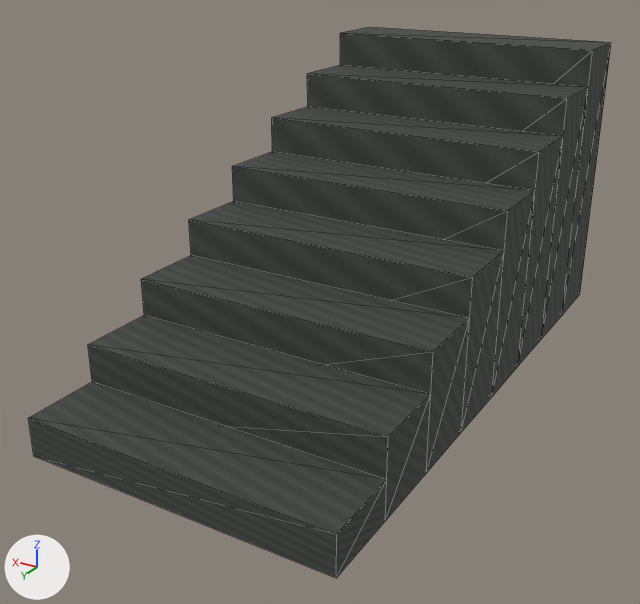
What one commit did to the glTF model assets/models/glb/rootforged-understone-stairs.glb.
Before and after are seen from a 50 mm camera at (-2.63, 4.87, 2.82) aimed at (0.11, 0.3, 0.53). Every picture has the same lights, and +X, +Y and +Z are marked at lower left. The picture after the commit comes second. Mesh edges are drawn as thin lines.

The first picture shows 'stone-tread-0', 'stone-tread-1', 'stone-tread-2', 'stone-tread-3', 'stone-tread-4', 'stone-tread-5', 'stone-tread-6', 'stone-tread-7'.
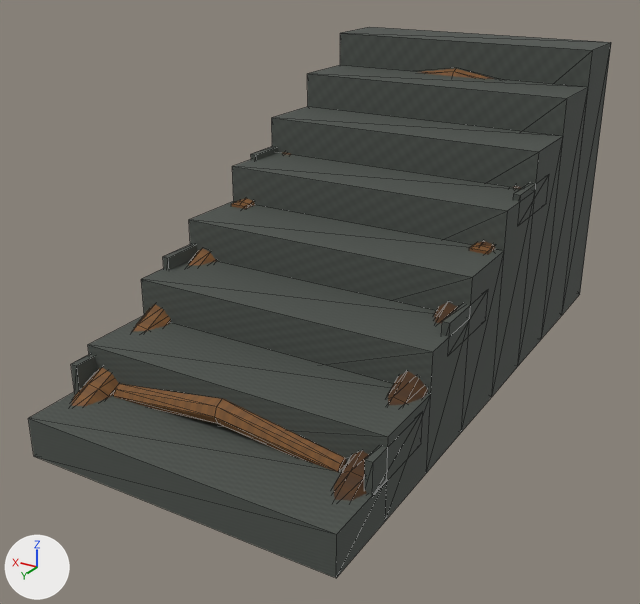
Location of each change, (x1, y1, x2, y2) in pixels of the pictures (640 x 604 px):
'landing-root-crown-0', added (brown): after (114, 384, 346, 472)
'grown-stair-cheek--1', added (mostly hidden): after (334, 186, 521, 501)
'grown-stair-cheek-1', added (mostly hidden): after (71, 153, 291, 406)
'stair-carved-cheek--1-0', now drawn: after (364, 445, 387, 495)
'stair-carved-cheek-1-0', added: after (71, 354, 96, 393)
'stair-carved-cheek--1-1', now drawn: after (442, 304, 470, 336)
'stair-carved-cheek-1-1', added: after (163, 244, 196, 270)
'landing-root-crown-1', added: after (421, 69, 494, 79)
'stair-carved-cheek--1-2', now drawn: after (513, 183, 535, 201)
'stair-carved-cheek-1-2', added (mostly hidden): after (251, 146, 278, 160)
'cheek-heartwood-key--1-1', added (mostly hidden): after (469, 243, 495, 254)
'cheek-heartwood-key-1-1', added (mostly hidden): after (231, 200, 254, 209)

Patch to the scene script:
```diff
--- a/assets/models/glb/rootforged-understone-stairs.glb.py
+++ b/assets/models/glb/rootforged-understone-stairs.glb.py
@@ mat_understone @@
 mat_understone = bpy.data.materials.new('understone')
-# nodes: BsdfPrincipled, OutputMaterial, TexImage
-# uses the picture img_7ddc91404ce69536
+# nodes: BsdfPrincipled, NormalMap, OutputMaterial, SeparateColor, TexImage x3
+# uses the picture img_39586ce883627366
+# uses the picture img_magenheim_underworld_understone_magenheim_underworld_understone
+# uses the picture img_understone_normal
@@ mat_worldroot_bark @@
 mat_worldroot_bark = bpy.data.materials.new('worldroot-bark')
-# nodes: BsdfPrincipled, OutputMaterial, TexImage
-# uses the picture img_6a164057bdceec36
+# nodes: BsdfPrincipled, NormalMap, OutputMaterial, SeparateColor, TexImage x3
+# uses the picture img_fb9de95fae753659
+# uses the picture img_magenheim_underworld_worldroot_bark_magenheim_underworld_worldroot_bark
+# uses the picture img_worldroot_bark_normal
@@ mat_worldroot_heartwood @@
+mat_worldroot_heartwood = bpy.data.materials.new('worldroot-heartwood')
+# uses the picture img_9e19726401575ac4
+# uses the picture img_magenheim_underworld_worldroot_heartwood_magenheim_underworld_worldroot_heartwood
+# uses the picture img_worldroot_heartwood_normal
@@ ob_cheek_heartwood_key_1_1 @@
+ob_cheek_heartwood_key_1_1 = bpy.data.objects.new('cheek-heartwood-key-1-1', me_cheek_heartwood_key_1_1)  # a box spanning x -0.06..0.06, y -0.11..0.11, z -0.06..0.06
+ob_cheek_heartwood_key_1_1.location = (0.88, 0.0, 0.96)
@@ ob_cheek_heartwood_key__1_1 @@
+ob_cheek_heartwood_key__1_1 = bpy.data.objects.new('cheek-heartwood-key--1-1', me_cheek_heartwood_key__1_1)  # a box spanning x -0.06..0.06, y -0.11..0.11, z -0.06..0.06
+ob_cheek_heartwood_key__1_1.location = (-0.88, 0.0, 0.96)
@@ ob_landing_root_crown_1 @@
+ob_landing_root_crown_1 = bpy.data.objects.new('landing-root-crown-1', me_landing_root_crown_1)  # 24 vertices, 44 faces; spans x -0.77..0.77, y -0.08..0.08, z -0.12..0.12
+ob_landing_root_crown_1.location = (0.0, -1.512, 1.689)
@@ ob_landing_root_crown_0 @@
+ob_landing_root_crown_0 = bpy.data.objects.new('landing-root-crown-0', me_landing_root_crown_0)  # 24 vertices, 44 faces; spans x -0.77..0.77, y -0.08..0.08, z -0.12..0.12
+ob_landing_root_crown_0.location = (0.0, 1.512, 0.311)
@@ ob_stair_carved_cheek_1_2 @@
+ob_stair_carved_cheek_1_2 = bpy.data.objects.new('stair-carved-cheek-1-2', me_stair_carved_cheek_1_2)  # a box spanning x -0.022..0.022, y -0.28..0.28, z -0.1..0.1
+ob_stair_carved_cheek_1_2.location = (0.975, -0.504, 1.19)
@@ ob_stair_carved_cheek_1_1 @@
+ob_stair_carved_cheek_1_1 = bpy.data.objects.new('stair-carved-cheek-1-1', me_stair_carved_cheek_1_1)  # a box spanning x -0.022..0.022, y -0.28..0.28, z -0.1..0.1
+ob_stair_carved_cheek_1_1.location = (0.975, 0.504, 0.73)
@@ ob_stair_carved_cheek_1_0 @@
+ob_stair_carved_cheek_1_0 = bpy.data.objects.new('stair-carved-cheek-1-0', me_stair_carved_cheek_1_0)  # a box spanning x -0.022..0.022, y -0.28..0.28, z -0.1..0.1
+ob_stair_carved_cheek_1_0.location = (0.975, 1.368, 0.337)
@@ ob_grown_stair_cheek_1 @@
+ob_grown_stair_cheek_1 = bpy.data.objects.new('grown-stair-cheek-1', me_grown_stair_cheek_1)  # 153 vertices, 302 faces; spans x -0.11..0.11, y -1.84..1.84, z -0.9..0.9
+ob_grown_stair_cheek_1.location = (0.883, 0.007, 0.924)
@@ ob_grown_stair_cheek__1 @@
+ob_grown_stair_cheek__1 = bpy.data.objects.new('grown-stair-cheek--1', me_grown_stair_cheek__1)  # 153 vertices, 302 faces; spans x -0.11..0.11, y -1.84..1.84, z -0.9..0.9
+ob_grown_stair_cheek__1.location = (-0.877, 0.007, 0.924)
```
